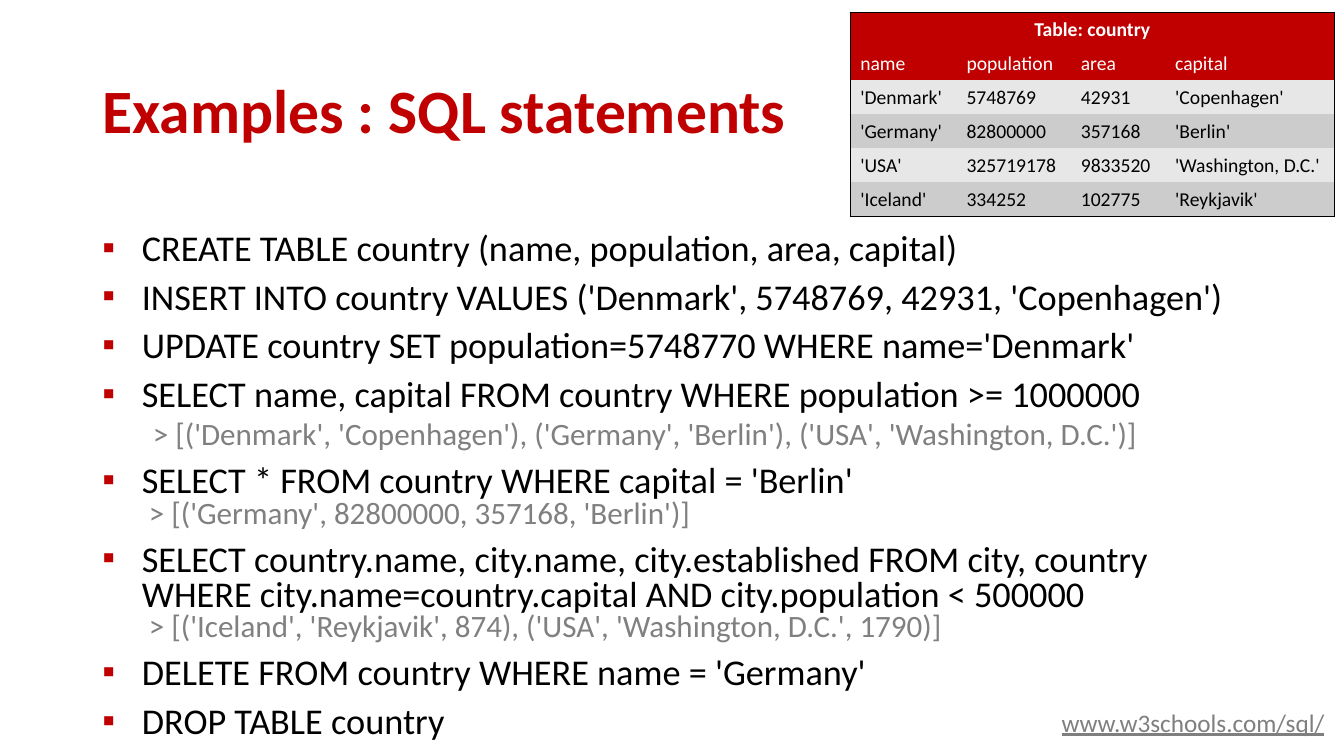
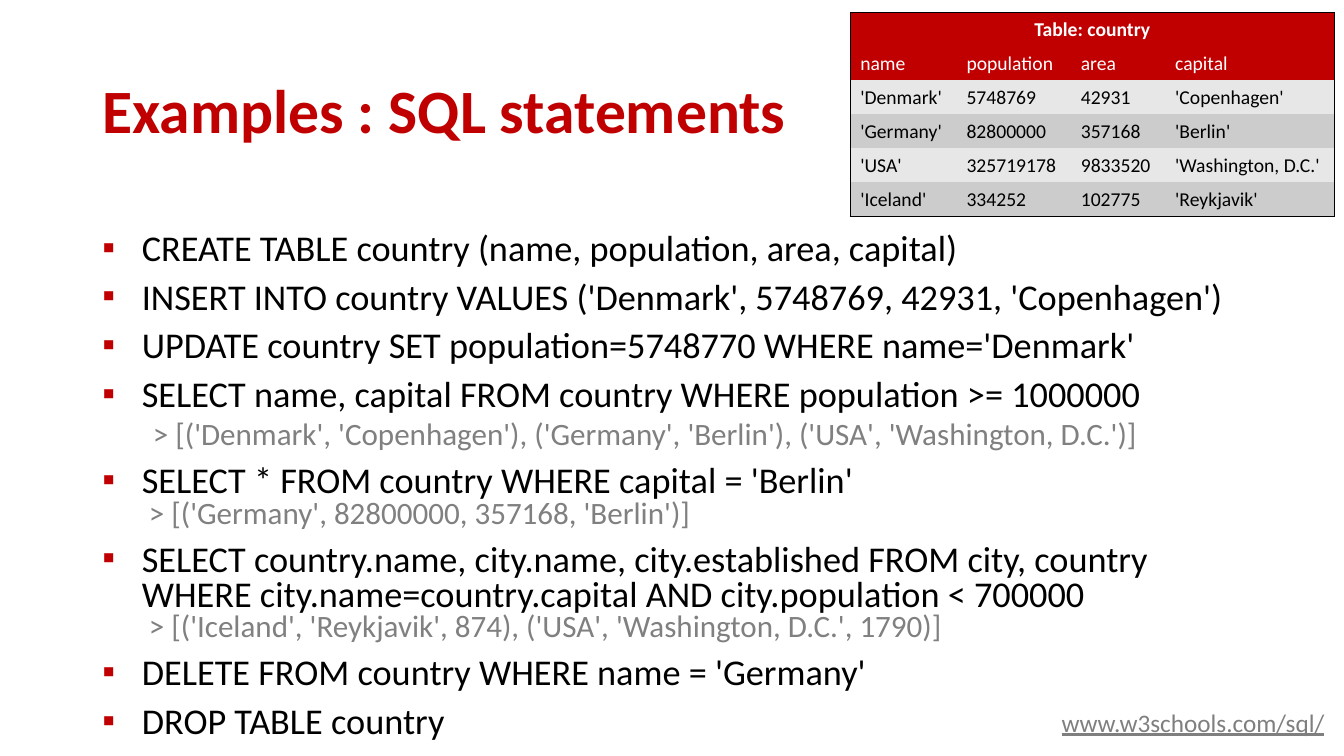
Before and after one commit to gsbrodal/gsbrodal.github.io, a slide deck: slide 4 of ipsa/slides/pandas.pptx. Drawn at 1344x756 pixels with LibreOffice and Linux fonts; fonts in the diff are those of the drawing. Boxes give left, top, right and bottom in pixels: in the first picture for what was removed or moved away, otherwise in the second. Text is boxed around its words. In the diff, an @@ line names an element or a change of style, - is before the commit and + after.

```diff
--- a/ipsa/slides/pandas.pptx
+++ b/ipsa/slides/pandas.pptx
@@ text at [142, 546, 1147, 643]: text changed @@
-▪ SELECT country.name, city.name, city.established FROM city, country
-  WHERE city.name=country.capital AND city.population < 500000
-  > [('Iceland', 'Reykjavik', 874), ('USA', 'Washington, D.C.', 1790)]
+▪ SELECT country.name, city.name, city.established FROM city, country
+  WHERE city.name=country.capital AND city.population < 700000
+  > [('Iceland', 'Reykjavik', 874), ('USA', 'Washington, D.C.', 1790)]
```
Also in this commit, not shown: 2 other slides changed, 3 other files.
